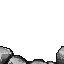
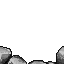
Before/after of a 64×64 layered artwork. What changed in the layer stack:
painted on "Layer 0" over [11, 46, 62, 64]
